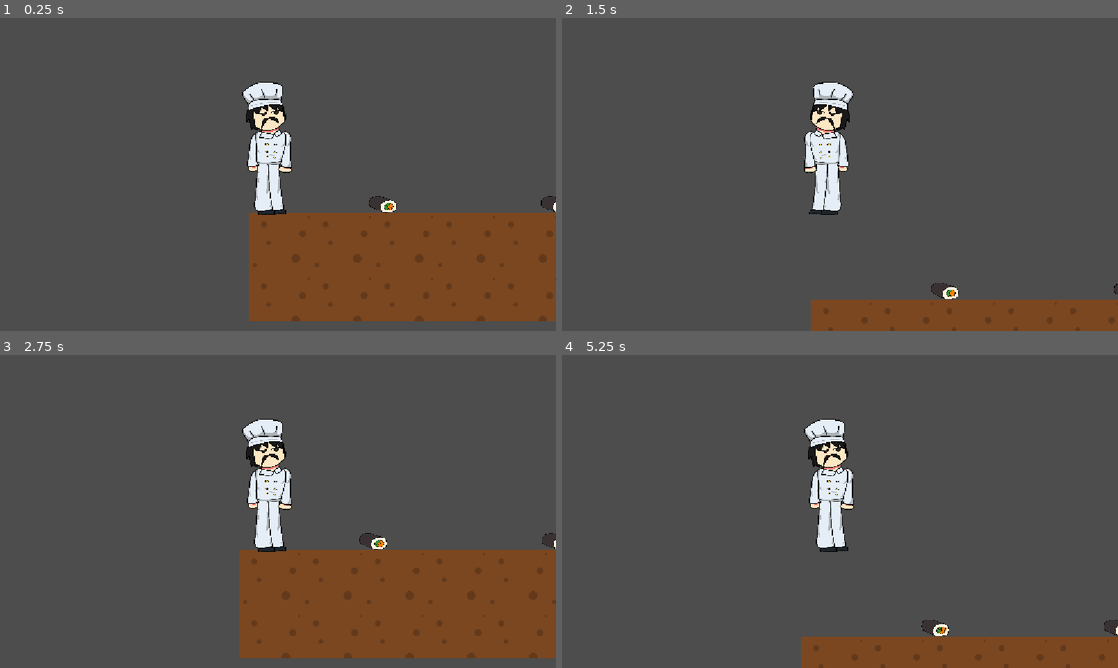
Above: before the commit, frames 1-4 (two rows, left to right).
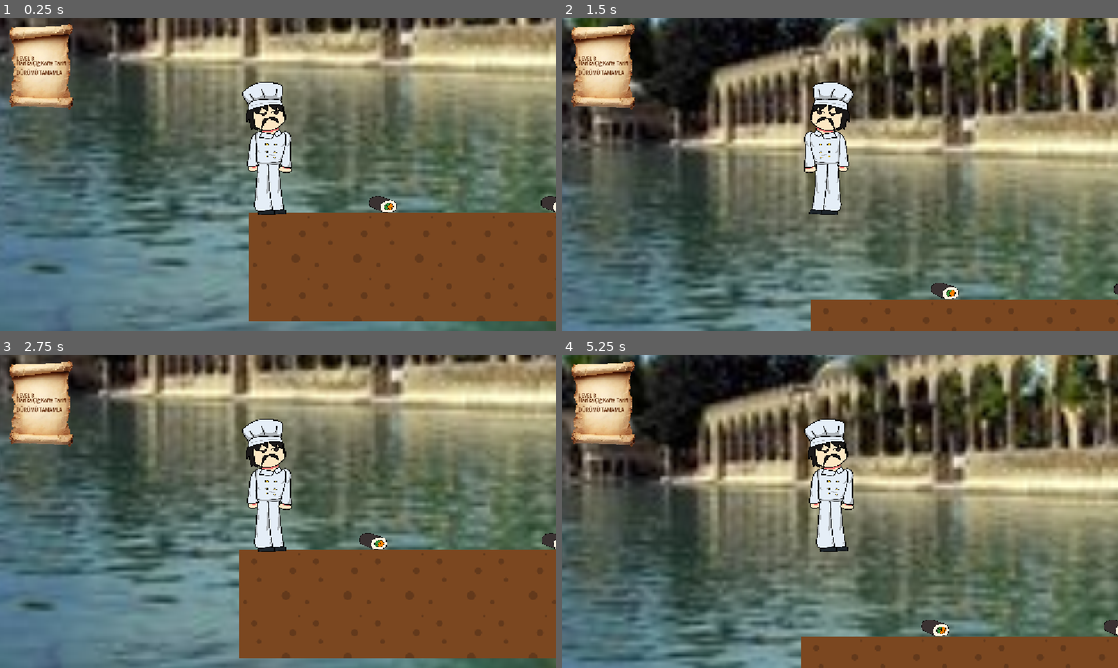
Above: after the commit, the same moments.

Repository: buozelbirhesap/cikofte-oyunu
Game: Godot game, scene res://leveller/LEVEL-8.tscn
Two runs of this game, one before a commit and one after it. Both use one fixed random seed, a clock stepped at 60 frames per second and the inputs below. This scene is started directly instead of the project's main scene.
Inputs:
- Up to frame 1 (0.25 s): no input
- Up to frame 2 (1.5 s): tap Right (sag) at 0.6 s; tap Space (jump) at 0.77 s; tap Left (sol) at 1.35 s
- Up to frame 3 (2.75 s): tap Space (jump) at 1.52 s; tap Right (sag) at 2.1 s
- Up to frame 4 (5.25 s): tap Enter at 2.75 s; tap Left (sol) at 2.85, 4.35 s; tap Space (jump) at 3.02, 3.77, 4.52 s; tap Right (sag) at 3.6, 5.1 s

The runs differ from the first frame. In frame 1, 62% of the frame differs, in the area x 0-100%, y 0-100%; in frame 2, 72%; in frame 3, 62%; in frame 4, 72%.

Commit message:
AAAAAAAAAAAAAAAAAAAAAAAAAAAAAAAAAAAAAAAAAAAAAAAAAAAAAAAAAAAAAAAAAAAAAAAAAAAAAA

Diff:
--- a/leveller/LEVEL-8.tscn
+++ b/leveller/LEVEL-8.tscn
@@ -8,6 +8,8 @@
 [ext_resource type="PackedScene" uid="uid://yf7vuua4m0bv" path="res://düsman.tscn" id="4_hcrmi"]
 [ext_resource type="PackedScene" uid="uid://lox3cmpdbax5" path="res://jumppad.tscn" id="5_j7c4d"]
 [ext_resource type="AudioStream" uid="uid://damvqq8up0hv3" path="res://ses/Paşam Urfa Sıra Gecesi    Urfalıyam Ezelden Clup Remix.mp3" id="6_7o8uc"]
+[ext_resource type="Script" uid="uid://dovyyqjp75p4m" path="res://fall-area.gd" id="9_hcrmi"]
+[ext_resource type="Texture2D" uid="uid://d4j480wkev4t8" path="res://karakterler/Papirus.png" id="10_j7c4d"]
 
 [sub_resource type="RectangleShape2D" id="RectangleShape2D_uj04i"]
 size = Vector2(186.5, 120)
@@ -791,15 +793,18 @@
 terrain_set_0/terrain_0/color = Color(0.65584743, 0.15907988, 0.39304176, 1)
 sources/0 = SubResource("TileSetAtlasSource_575th")
 
+[sub_resource type="WorldBoundaryShape2D" id="WorldBoundaryShape2D_j7c4d"]
+
 [node name="Node2D" type="Node2D" unique_id=638177290]
 
 [node name="Durum" type="RigidBody2D" parent="." unique_id=1979505966]
 position = Vector2(4378, -538)
 script = ExtResource("1_5y68d")
 
-[node name="Dürüm" type="Sprite2D" parent="Durum" unique_id=1842524350]
-position = Vector2(1.0000038, 6.0000005)
-scale = Vector2(0.13598648, 0.13696286)
+[node name="Dürüm" type="Sprite2D" parent="Durum" unique_id=1867842477]
+z_index = 4
+position = Vector2(5, 10)
+scale = Vector2(0.13085757, 0.13720304)
 texture = ExtResource("2_hcrmi")
 
 [node name="CollisionShape2D" type="CollisionShape2D" parent="Durum" unique_id=262430390]
@@ -814,7 +819,6 @@
 debug_color = Color(0.7736719, 0.4231878, 0.35782677, 0.41960785)
 
 [node name="Sprite2D" type="Sprite2D" parent="." unique_id=1729998860]
-visible = false
 position = Vector2(2385.875, -225.87508)
 scale = Vector2(8.543879, 8.321744)
 texture = ExtResource("1_uvg5k")
@@ -862,4 +866,38 @@
 stream = ExtResource("6_7o8uc")
 autoplay = true
 
+[node name="Area2D" type="Area2D" parent="." unique_id=591594409]
+position = Vector2(755, 502)
+script = ExtResource("9_hcrmi")
+
+[node name="CollisionShape2D" type="CollisionShape2D" parent="Area2D" unique_id=1589525619]
+shape = SubResource("WorldBoundaryShape2D_j7c4d")
+
+[node name="CanvasLayer" type="CanvasLayer" parent="Area2D" unique_id=1314213505]
+
+[node name="TextureRect" type="TextureRect" parent="Area2D/CanvasLayer" unique_id=2139328568]
+offset_right = 40.0
+offset_bottom = 40.0
+scale = Vector2(4.271146, 5.081464)
+texture = ExtResource("10_j7c4d")
+expand_mode = 1
+metadata/_edit_use_anchors_ = true
+
+[node name="Label" type="Label" parent="Area2D/CanvasLayer/TextureRect" unique_id=1361498202]
+layout_mode = 0
+offset_left = 8.428652
+offset_top = 9.64289
+offset_right = 116.42865
+offset_bottom = 136.6429
+scale = Vector2(0.143, 0.14731678)
+theme_override_colors/font_color = Color(0.35340464, 0.13290647, 0.008136022, 1)
+theme_override_constants/line_spacing = -10
+text = "LEVEL 8
+Harika Çiğ Köfte Tarifi
+
+DÜRÜMÜ TAMAMLA"
+vertical_alignment = 1
+autowrap_trim_flags = 128
+
 [connection signal="body_entered" from="Durum/Area2D" to="Durum" method="_on_area_2d_body_entered"]
+[connection signal="body_entered" from="Area2D" to="Area2D" method="_on_body_entered"]
